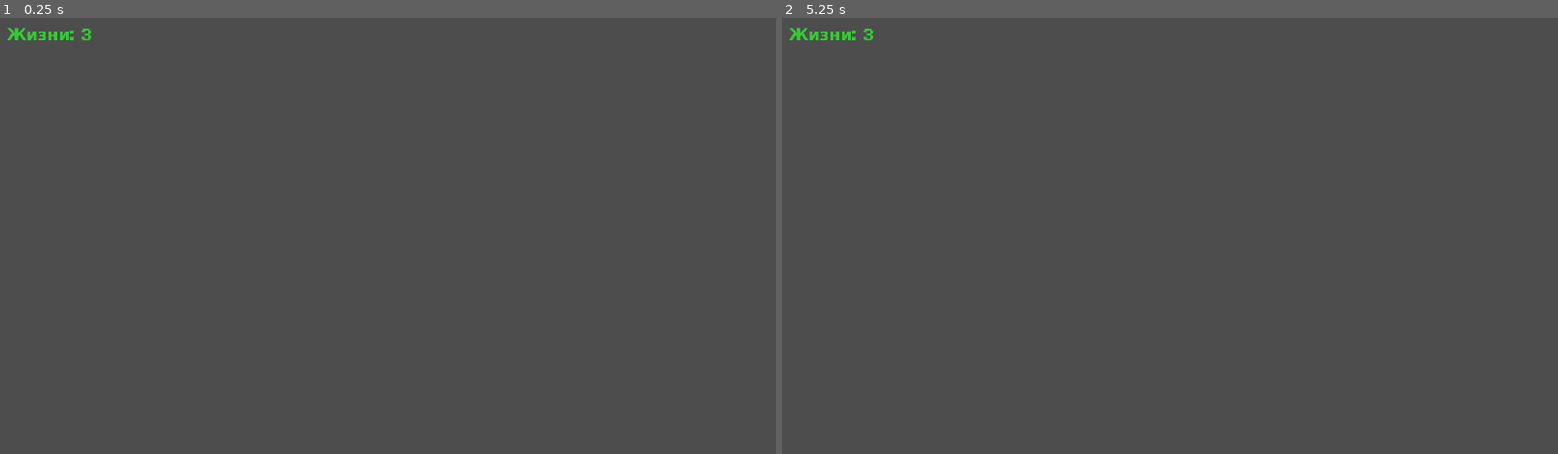
Above: before the commit, frames 1-2 (left to right).
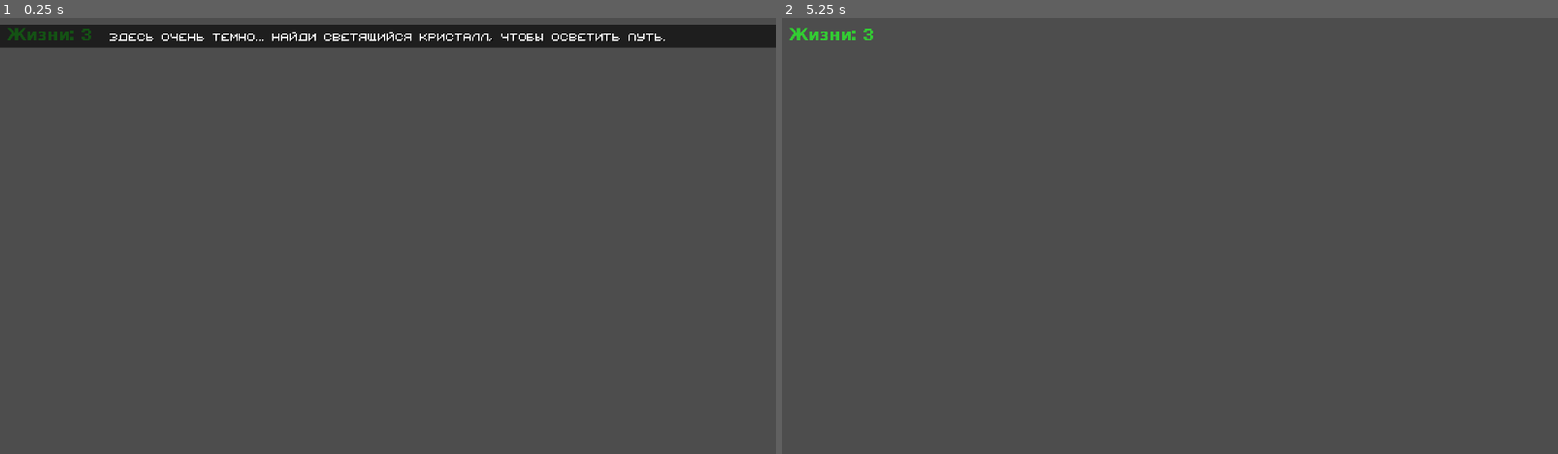
Above: after the commit, the same moments.

Repository: ksushanik/minerals_game_2d_godot
Game: Godot game, scene res://scenes/level_1_controller.tscn
Same seed, same stepped clock (60 frames per second), same inputs: the game is played once before the commit and once after it. This scene is started directly instead of the project's main scene.
Inputs (mouse positions are in pixels of both pictures, inside the frame that each line leads up to):
- Up to frame 1 (0.25 s): no input
- Up to frame 2 (5.25 s): tap Enter (ui_accept) every 0.75 s from 0.5 to 4.25 s; move the mouse to (1340, 214) at 0.52 s; hold Right (move_right) 0.53-1.28 s; tap Space (jump) at 0.6, 0.77, 1.07, 1.52, 1.55, 1.82, 2.1, 3.02, 3.05, 3.32, 3.6, 3.77, 4.07, 4.52, 4.55, 4.82, 5.1 s; click (1340, 214) at 0.67 s; move the mouse to (1014, 257) at 1.27 s; hold Left (move_left) 1.28-2.03 s; tap E (activate_ability) at 1.35, 2.85, 4.35 s; move the mouse to (1247, 140) at 2.02 s; hold Right (move_right) 2.03-3.53 s; move the mouse to (1131, 323) at 2.77 s; click (1131, 323) at 2.92 s; move the mouse to (1402, 301) at 3.52 s; hold Left (move_left) from 3.53 s (still down); move the mouse to (937, 170) at 4.27 s; move the mouse to (1208, 236) at 5.02 s; click (1208, 236) at 5.17 s

The runs differ from the first frame. In frame 1, 5.2% of the frame differs, in the area x 0-100%, y 1-7%; in frame 2, nothing differs.
Error before the commit: Invalid access to property or key 'player_state_manager' on a base object of type 'Node (game_manager.gd)'. (res://scripts/level_0_controller.gd:27)

Commit message:
Обновлена документация по модульной системе игры: добавлены разделы об архитектуре и контроллерах уровней. Обновлены сцены контроллеров, исправлены пути к скриптам. Удалены неиспользуемые файлы и реорганизованы скрипты контроллеров для улучшения структуры и читаемости кода.

Diff:
--- a/scenes/effects/confetti_effect.tscn
+++ b/scenes/effects/confetti_effect.tscn
@@ -1,6 +1,6 @@
 [gd_scene load_steps=3 format=3 uid="uid://dqkmubg661tlg"]
 
-[ext_resource type="Script" path="res://scenes/effects/confetti_effect.gd" id="1_xu823"]
+[ext_resource type="Script" path="res://scripts/effects/confetti_effect.gd" id="1_xu823"]
 
 [sub_resource type="ParticleProcessMaterial" id="ParticleProcessMaterial_cifs5"]
 particle_flag_disable_z = true
--- /dev/null
+++ b/scenes/level_0_controller.tscn
@@ -0,0 +1,6 @@
+[gd_scene load_steps=2 format=3 uid="uid://bnb3dyvpncxhp"]
+
+[ext_resource type="Script" path="res://scripts/level_0_controller.gd" id="1_5c2p8"]
+
+[node name="Level0Controller" type="Node"]
+script = ExtResource("1_5c2p8")
--- a/scenes/level_1_controller.tscn
+++ b/scenes/level_1_controller.tscn
@@ -1,6 +1,7 @@
 [gd_scene load_steps=2 format=3 uid="uid://cwp6vtyj2k5x8"]
 
-[ext_resource type="Script" path="res://scripts/level_0_controller.gd" id="1_vl7ps"]
+[ext_resource type="Script" path="res://scripts/level_1_controller.gd" id="1_vl7ps"]
 
-[node name="Level0Controller" type="Node"]
+[node name="Level1Controller" type="Node"]
 script = ExtResource("1_vl7ps")
+is_dark_level = true
--- /dev/null
+++ b/scenes/level_2_controller.tscn
@@ -0,0 +1,6 @@
+[gd_scene load_steps=2 format=3 uid="uid://dnf0vkjefstpn"]
+
+[ext_resource type="Script" path="res://scripts/level_2_controller.gd" id="1_lw3h4"]
+
+[node name="Level2Controller" type="Node"]
+script = ExtResource("1_lw3h4")
--- /dev/null
+++ b/scenes/level_3_controller.tscn
@@ -0,0 +1,7 @@
+[gd_scene load_steps=2 format=3 uid="uid://c03tntspjn841"]
+
+[ext_resource type="Script" path="res://scripts/level_3_controller.gd" id="1_lw3h4"]
+
+[node name="Level3Controller" type="Node"]
+script = ExtResource("1_lw3h4")
+is_dark_level = true
--- a/scenes/player.tscn
+++ b/scenes/player.tscn
@@ -153,8 +153,7 @@
 position = Vector2(2, -10)
 scale = Vector2(0.11, 0.11)
 sprite_frames = SubResource("SpriteFrames_81gkq")
-animation = &"idle"
-frame_progress = 0.212281
+animation = &"jump"
 
 [node name="CollisionShape2D" type="CollisionShape2D" parent="."]
 position = Vector2(0, -10)
--- /dev/null
+++ b/scripts/base_level_controller.gd
@@ -0,0 +1,117 @@
+extends Node
+
+class_name BaseLevelController
+
+# === ЭКСПОРТИРУЕМЫЕ НАСТРОЙКИ ===
+@export var show_lives = true
+@export var is_dark_level: bool = false
+
+# === ПЕРЕМЕННЫЕ ===
+var game_manager = null
+var has_applied_setting = false
+
+# === БАЗОВЫЕ МЕТОДЫ ===
+func _ready():
+	add_to_group("level_controller")
+	find_game_manager()
+
+	# Принудительно устанавливаем темный режим, если включен в инспекторе
+	if is_dark_level:
+		set_dark_level(true)
+
+	apply_ui_settings()
+
+	# Обновляем состояние света игрока после загрузки уровня
+	call_deferred("_update_player_light")
+
+	# Вызываем метод для специфичной инициализации уровня
+	_level_specific_setup()
+
+func _process(_delta):
+	if game_manager == null:
+		find_game_manager()
+
+	if not has_applied_setting:
+		if apply_ui_settings():
+			set_process(false)
+
+# === ПУБЛИЧНЫЕ МЕТОДЫ ===
+func find_game_manager():
+	var manager = get_tree().get_first_node_in_group("game_manager")
+	if manager:
+		game_manager = manager
+
+func apply_ui_settings():
+	if game_manager != null and not has_applied_setting:
+		if is_instance_valid(game_manager):
+			game_manager.set_lives_visibility(show_lives)
+
+			if is_dark_level:
+				var has_light_crystal = false
+
+				if game_manager.inventory_system:
+					has_light_crystal = game_manager.inventory_system.has_item(
+						game_manager.light_crystal_resource.resource_path
+					)
+
+				if not has_light_crystal:
+					var hint_message = "Здесь слишком темно... Вернитесь назад и найдите Светящийся кристалл."
+					game_manager.show_notification(hint_message, 4.0)
+
+			has_applied_setting = true
+			return true
+	return false
+
+func is_dark() -> bool:
+	return is_dark_level
+
+# Метод для установки темного режима принудительно
+func set_dark_level(dark: bool):
+	is_dark_level = dark
+
+	# Обновляем состояние в LevelSystem
+	if game_manager and game_manager.level_system and game_manager.level_system.has_method("force_set_dark_level"):
+		game_manager.level_system.force_set_dark_level(dark)
+
+	# Применяем темный режим ко всем CanvasModulate в сцене
+	_update_canvas_modulate_nodes(dark)
+
+	# Обновляем свет игрока, если это возможно
+	if game_manager and game_manager.player_facade:
+		# Небольшая задержка, чтобы успели обновиться все значения
+		await get_tree().create_timer(0.1).timeout
+		game_manager.player_facade.update_player_light_state()
+
+# === СЛУЖЕБНЫЕ МЕТОДЫ ===
+# Отдельная функция для обновления света игрока
+func _update_player_light():
+	# Уменьшенная задержка для инициализации сцены
+	await get_tree().create_timer(0.3).timeout
+
+	# Сначала проверяем через GameManager
+	if game_manager and game_manager.player_facade:
+		game_manager.player_facade.update_player_light_state()
+
+# === МЕТОДЫ ДЛЯ ПЕРЕОПРЕДЕЛЕНИЯ ===
+# Метод для специфичной инициализации уровня, должен быть переопределен в дочерних классах
+func _level_specific_setup():
+	pass # Базовая реализация ничего не делает
+
+func _update_canvas_modulate_nodes(dark: bool):
+	var dark_color = Color(0, 0, 0, 1)
+	var light_color = Color(1, 1, 1, 1)
+	var target_color = dark_color if dark else light_color
+
+	# Обновляем все CanvasModulate в группе
+	for cm in get_tree().get_nodes_in_group("canvas_modulate"):
+		if cm is CanvasModulate:
+			cm.color = target_color
+
+	# Ищем CanvasModulate в UI элементах интерфейса
+	for ui in get_tree().get_nodes_in_group("ui_layer"):
+		if ui.has_node("CanvasModulate"):
+			ui.get_node("CanvasModulate").color = target_color
+
+	# Если есть CanvasModulate в корне сцены
+	if get_tree().current_scene.has_node("CanvasModulate"):
+		get_tree().current_scene.get_node("CanvasModulate").color = target_color
--- /dev/null
+++ b/scripts/effects/confetti_effect.gd
@@ -0,0 +1,78 @@
+# confetti_effect.gd
+extends GPUParticles2D # Наследуемся напрямую от GPUParticles2D, т.к. он корневой
+
+# Получаем узел частиц. Теперь это сам узел, к которому прикреплен скрипт!
+@onready var particles: GPUParticles2D = self
+
+func _ready():
+	# Убедимся, что узел частиц найден (теперь это self, всегда должен быть валиден в _ready)
+	if not is_instance_valid(particles):
+		print("ERROR: Self (GPUParticles2D) node is somehow invalid!")
+		queue_free() # Удаляем, если что-то совсем не так
+		return
+
+	# Получаем или создаем материал
+	var material: ParticleProcessMaterial
+	if particles.process_material is ParticleProcessMaterial:
+		material = particles.process_material
+	else:
+		print("Confetti: Process material not set or incorrect type. Creating new one.")
+		material = ParticleProcessMaterial.new()
+		particles.process_material = material
+
+	# --- Настройка параметров материала ---
+
+	# Общие параметры частиц
+	particles.amount = 1500 # Оставляем много частиц
+	particles.lifetime = 5.5 # Оставляем долгое время жизни
+	particles.one_shot = true
+	particles.explosiveness = 0.95
+	particles.randomness = 0.6
+
+	# Направление и разброс
+	material.direction = Vector3(0, -1, 0)
+	material.spread = 180.0
+
+	# Начальная скорость (ЗНАЧИТЕЛЬНО УМЕНЬШАЕМ)
+	material.initial_velocity_min = 100.0 # Чтобы не улетали слишком далеко
+	material.initial_velocity_max = 200.0
+
+	# Гравитация (НЕМНОГО УВЕЛИЧИВАЕМ)
+	material.gravity = Vector3(0, 250, 0) # Чтобы падали чуть быстрее
+
+	# Угловая скорость (оставляем)
+	material.angular_velocity_min = -180.0
+	material.angular_velocity_max = 180.0
+
+	# Затухание (УВЕЛИЧИВАЕМ)
+	material.damping_min = 15.0 # Чтобы быстрее замедлялись
+	material.damping_max = 30.0
+	material.damping_curve = null
+
+	# Цвет (оставляем как есть)
+	var gradient = Gradient.new()
+	gradient.offsets = PackedFloat32Array([0.0, 0.25, 0.5, 0.75, 1.0]) # Точки остановки
+	gradient.colors = PackedColorArray([
+		Color.YELLOW,    # Начальный цвет
+		Color.RED,
+		Color.BLUE,
+		Color.GREEN,
+		Color.MAGENTA    # Конечный цвет
+	])
+
+	# Создаем текстуру из градиента и назначаем ее
+	var gradient_texture = GradientTexture1D.new()
+	gradient_texture.gradient = gradient
+	material.color_ramp = gradient_texture
+
+	# --- Конец настройки материала ---
+
+	# Таймер самоуничтожения И ПЕРЕХОДА НА ГЛАВНЫЙ ЭКРАН
+	var wait_time = particles.lifetime + 0.5
+	print("Confetti effect: Waiting %.1f seconds before changing to main menu..." % wait_time)
+	await get_tree().create_timer(wait_time).timeout
+	print("Confetti effect timer finished. Changing scene to main menu.")
+	# queue_free() # Больше не нужно, смена сцены удалит узел
+	var err = get_tree().change_scene_to_file("res://scenes/main_title.tscn")
+	if err != OK:
+		print("ERROR: Failed to change scene to main_title.tscn. Error code: %d" % err)
--- a/scripts/element.gd
+++ /dev/null
@@ -1,36 +0,0 @@
-extends Area2D
-
-@onready var animation_player = $AnimationPlayer
-var game_manager = null
-
-func _ready():
-	# Получаем GameManager через группу
-	var manager = get_tree().get_first_node_in_group("game_manager")
-	if manager:
-		game_manager = manager
-		print("Element: Found GameManager")
-	else:
-		print("Element: WARNING - GameManager not found in scene!")
-
-func _on_body_entered(_body):
-	if game_manager:
-		# Вызываем метод через нужный компонент
-		if game_manager.has_method("collect_element"):
-			game_manager.collect_element()
-		elif game_manager.level_system and game_manager.level_system.has_method("collect_element"):
-			game_manager.level_system.collect_element()
-		else:
-			print("Element: Cannot collect element, collect_element method not found")
-	else:
-		# Если вдруг не нашли GameManager в _ready, попробуем снова
-		var manager = get_tree().get_first_node_in_group("game_manager")
-		if manager:
-			game_manager = manager
-			if game_manager.has_method("collect_element"):
-				game_manager.collect_element()
-			else:
-				print("Element: collect_element method not found")
-		else:
-			print("Element: Cannot collect element, GameManager not found")
-
-	animation_player.play("pickup")
--- a/scripts/level_0_controller.gd
+++ b/scripts/level_0_controller.gd
@@ -1,40 +1,24 @@
-extends Node
+extends BaseLevelController
 
 # Загружаем сцену профессора
 var professor_scene = preload("res://scenes/professor.tscn")
 
-func _ready():
-	print("Level0Controller: _ready() called")
-
+# Переопределяем метод для специфичной инициализации уровня
+func _level_specific_setup():
 	# Проверяем, существует ли уже профессор
 	var existing_professor = get_node_or_null("../Professor")
 	if existing_professor:
-		print("Level0Controller: Professor already exists in scene")
 		return
 
-	# Создаем профессора
+	# Создаем профессора и добавляем в сцену
 	var professor_instance = professor_scene.instantiate()
+	professor_instance.position = Vector2(110, 42)
+	get_parent().add_child(professor_instance)
 
-	# Устанавливаем позицию
-	professor_instance.position = Vector2(110, 42)
+	# Обновляем состояние света игрока
+	if game_manager and game_manager.player_state_manager:
+		game_manager.player_state_manager.update_player_light_state()
 
-	# Добавляем профессора в сцену (на тот же уровень, что и портал)
-	get_parent().add_child(professor_instance)
-	print("Level0Controller: Professor added to scene at position (110, 42)")
-
-	# Обновляем состояние света игрока после загрузки уровня
-	var game_manager = get_tree().get_first_node_in_group("game_manager")
-	if game_manager and game_manager.player_state_manager:
-		print("Level0Controller: Calling PlayerStateManager.update_player_light_state")
-		game_manager.player_state_manager.update_player_light_state()
-	else:
-		if not game_manager:
-			print("Level0Controller: GameManager not found in _ready(), cannot update light state.")
-		else:
-			print("Level0Controller: ERROR - PlayerStateManager not found in GameManager!")
-
-# --- ФУНКЦИЯ ПРОВЕРКИ ТЕМНОТЫ ---
-# Сообщает GameManager, темный ли этот уровень
+# Переопределяем метод проверки темноты из базового класса
 func is_dark() -> bool:
-	return false
-# --- --------------------------- ---
+	return false # Нулевой уровень не темный
--- /dev/null
+++ b/scripts/level_1_controller.gd
@@ -0,0 +1,12 @@
+extends BaseLevelController
+
+# Переопределение метода инициализации уровня
+func _level_specific_setup():
+	if game_manager and game_manager.inventory_system:
+		var has_light_crystal = game_manager.inventory_system.has_item(
+			game_manager.light_crystal_resource.resource_path
+		)
+
+		if not has_light_crystal:
+			var hint_message = "Здесь очень темно... Найди Светящийся кристалл, чтобы осветить путь."
+			game_manager.show_notification(hint_message, 5.0)
--- /dev/null
+++ b/scripts/level_2_controller.gd
@@ -0,0 +1,22 @@
+extends BaseLevelController
+
+# Переопределение метода инициализации уровня
+func _level_specific_setup():
+	# Проверка собранных минералов
+	if game_manager and game_manager.inventory_system:
+		var num_minerals = _count_collected_minerals()
+
+		if num_minerals < 2:
+			var hint_message = "Тебе нужно собрать больше минералов для решения загадок на этом уровне."
+			game_manager.show_notification(hint_message, 4.0)
+
+# Подсчет количества собранных минералов
+func _count_collected_minerals() -> int:
+	var count = 0
+	var inventory = game_manager.inventory_system
+
+	if inventory:
+		# Можно добавить проверку конкретных минералов при необходимости
+		count = inventory.get_items_count()
+
+	return count
--- /dev/null
+++ b/scripts/level_3_controller.gd
@@ -0,0 +1,28 @@
+extends BaseLevelController
+
+# Время до показа подсказки
+@export var show_hint_after_seconds: float = 10.0
+
+var _hint_timer: Timer
+
+# Переопределение метода инициализации уровня
+func _level_specific_setup():
+	# Создаем таймер для подсказки
+	_hint_timer = Timer.new()
+	_hint_timer.one_shot = true
+	_hint_timer.wait_time = show_hint_after_seconds
+	_hint_timer.timeout.connect(_on_hint_timer_timeout)
+	add_child(_hint_timer)
+	_hint_timer.start()
+
+	# Проверка наличия движущихся платформ
+	var platforms = get_tree().get_nodes_in_group("moving_platform")
+	if platforms.size() > 0:
+		# Здесь можно добавить специфическую логику для работы с платформами
+		pass
+
+# Показ подсказки после таймера
+func _on_hint_timer_timeout():
+	if game_manager:
+		var hint_message = "На этом уровне тебе пригодятся прыжки с платформ для достижения высоких мест."
+		game_manager.show_notification(hint_message, 4.0)
--- a/scripts/level_controller.gd
+++ b/scripts/level_controller.gd
@@ -1,99 +1,4 @@
-extends Node
+extends BaseLevelController
 
-@export var show_lives = true
-@export var is_dark_level: bool = false
-
-var game_manager = null
-var has_applied_setting = false
-
-func _ready():
-	add_to_group("level_controller")
-	find_game_manager()
-
-	# Принудительно устанавливаем темный режим, если включен в инспекторе
-	if is_dark_level:
-		set_dark_level(true)
-
-	apply_ui_settings()
-
-	# Обновляем состояние света игрока после загрузки уровня
-	call_deferred("_update_player_light")
-
-func find_game_manager():
-	var manager = get_tree().get_first_node_in_group("game_manager")
-	if manager:
-		game_manager = manager
-
-func apply_ui_settings():
-	if game_manager != null and not has_applied_setting:
-		if is_instance_valid(game_manager):
-			game_manager.set_lives_visibility(show_lives)
-
-			if is_dark_level:
-				var has_light_crystal = false
-
-				if game_manager.inventory_system:
-					has_light_crystal = game_manager.inventory_system.has_item(
-						game_manager.light_crystal_resource.resource_path
-					)
-
-				if not has_light_crystal:
-					var hint_message = "Здесь слишком темно... Вернитесь назад и найдите Светящийся кристалл."
-					game_manager.show_notification(hint_message, 4.0)
-
-			has_applied_setting = true
-			return true
-	return false
-
-func _process(_delta):
-	if game_manager == null:
-		find_game_manager()
-
-	if not has_applied_setting:
-		if apply_ui_settings():
-			set_process(false)
-
-func is_dark() -> bool:
-	return is_dark_level
-
-# Метод для установки темного режима принудительно
-func set_dark_level(dark: bool):
-	is_dark_level = dark
-
-	# Обновляем состояние в LevelSystem
-	if game_manager and game_manager.level_system and game_manager.level_system.has_method("force_set_dark_level"):
-		game_manager.level_system.force_set_dark_level(dark)
-
-	# Применяем темный режим к CanvasModulate, если он есть
-	var canvas_modulates = get_tree().get_nodes_in_group("canvas_modulate")
-	if canvas_modulates.size() > 0:
-		for cm in canvas_modulates:
-			if cm is CanvasModulate:
-				cm.color = Color(0, 0, 0, 1) if dark else Color(1, 1, 1, 1)
-
-	# Ищем CanvasModulate в UI элементах интерфейса
-	var ui_layers = get_tree().get_nodes_in_group("ui_layer")
-	for ui in ui_layers:
-		if ui.has_node("CanvasModulate"):
-			var cm = ui.get_node("CanvasModulate")
-			cm.color = Color(0, 0, 0, 1) if dark else Color(1, 1, 1, 1)
-
-	# Если есть CanvasModulate в корне сцены
-	if get_tree().current_scene.has_node("CanvasModulate"):
-		var cm = get_tree().current_scene.get_node("CanvasModulate")
-		cm.color = Color(0, 0, 0, 1) if dark else Color(1, 1, 1, 1)
-
-	# Обновляем свет игрока, если это возможно
-	if game_manager and game_manager.player_facade:
-		# Небольшая задержка, чтобы успели обновиться все значения
-		await get_tree().create_timer(0.1).timeout
-		game_manager.player_facade.update_player_light_state()
-
-# Отдельная функция для обновления света игрока
-func _update_player_light():
-	# Уменьшенная задержка для инициализации сцены
-	await get_tree().create_timer(0.3).timeout
-
-	# Сначала проверяем через GameManager
-	if game_manager and game_manager.player_facade:
-		game_manager.player_facade.update_player_light_state()
+# Стандартный контроллер для большинства уровней.
+# Нет дополнительной логики, вся функциональность уже реализована в базовом классе.
--- a/scripts/level_facade.gd
+++ /dev/null
@@ -1,86 +0,0 @@
-extends Node
-
-class_name LevelFacade
-
-# === СИГНАЛЫ ===
-signal level_changed(level_number)
-signal dark_level_changed(is_dark)
-signal level_completed
-
-# === ВНЕШНИЕ КОМПОНЕНТЫ ===
-var _level_system: LevelSystem
-
-# === ИНИЦИАЛИЗАЦИЯ ===
-func _ready():
-	add_to_group("level_facade")
-
-# === НАСТРОЙКА КОМПОНЕНТОВ ===
-## Инициализирует фасад, передавая ссылку на LevelSystem
-func setup(level_system: LevelSystem):
-	_level_system = level_system
-
-	# Подключаем сигналы от LevelSystem
-	if _level_system:
-		if _level_system.has_signal("level_changed"):
-			_level_system.level_changed.connect(_on_level_changed)
-		if _level_system.has_signal("level_completed"):
-			_level_system.level_completed.connect(_on_level_completed)
-
-# === ОБРАБОТЧИКИ СИГНАЛОВ ===
-func _on_level_changed(level_number: int):
-	level_changed.emit(level_number)
-
-	# Проверяем темный ли уровень
-	if _level_system:
-		var is_dark = _level_system.is_level_dark()
-		dark_level_changed.emit(is_dark)
-
-func _on_level_completed():
-	level_completed.emit()
-
-# === ПУБЛИЧНЫЕ МЕТОДЫ ===
-## Загружает указанный уровень. Если custom_path не пуст, используется он вместо стандартного пути
-func go_to_level(level_number: int, custom_path: String = ""):
-	if _level_system:
-		_level_system.go_to_level(level_number, custom_path)
-
-	# Проверяем коллекционные предметы после загрузки уровня
-	call_deferred("_check_collectibles")
-
-## Устанавливает текущий номер уровня
-func set_current_level(level_num: int):
-	if _level_system:
-		_level_system.set_current_level(level_num)
-
-## Запрашивает переход на следующий уровень
-func request_next_level():
-	if _level_system:
-		_level_system.request_next_level()
-
-## Возвращает true, если текущий уровень темный
-func is_level_dark() -> bool:
-	if _level_system:
-		return _level_system.is_level_dark()
-	return false
-
-## Принудительно устанавливает темный режим уровня
-func force_set_dark_level(is_dark: bool):
-	if _level_system:
-		_level_system.force_set_dark_level(is_dark)
-
-## Сбрасывает состояние системы уровней
-func reset_level_system():
-	if _level_system:
-		_level_system.reset_level_state()
-
-# === ВНУТРЕННИЕ МЕТОДЫ ===
-## Проверяет все коллекционные предметы на уровне после его загрузки
-func _check_collectibles():
-	# Ждем немного, чтобы уровень полностью загрузился
-	await get_tree().create_timer(0.1).timeout
-
-	# Проверяем все коллекционные предметы
-	var collectibles = get_tree().get_nodes_in_group("collectible")
-	for item in collectibles:
-		if item.has_method("check_if_already_collected"):
-			item.check_if_already_collected()
Not shown, changed: unused.txt
Not shown, added: documentation/controller_integration_guide.md
Not shown, added: documentation/controller_update_plan.md
Not shown, added: documentation/element.gd.bak
Not shown, added: documentation/game_architecture.md
Not shown, added: documentation/level_facade.gd.bak
Not shown, changed: modular_system_documentation.md
